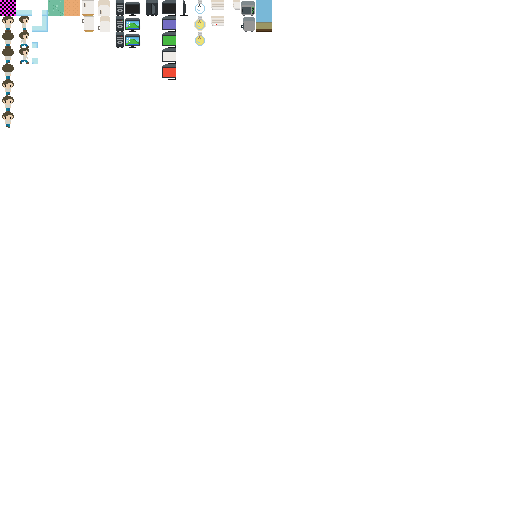
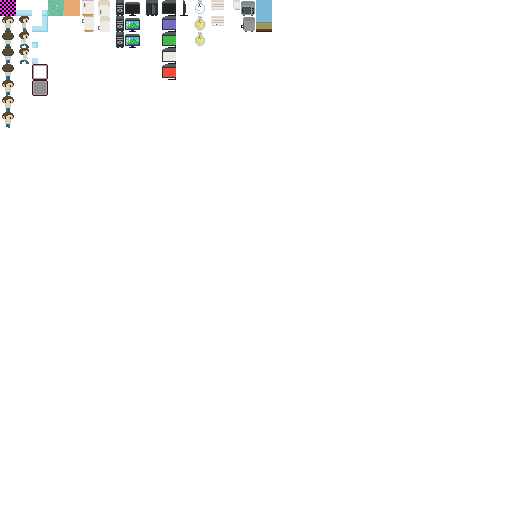
Before/after of a 512px x 512px layered artwork. What changed in the layer stack:
added layer "Layer 14" above "Layer 13" over [32, 80, 48, 96]
added layer "Layer 13" above "Layer 11" over [32, 64, 48, 80]
